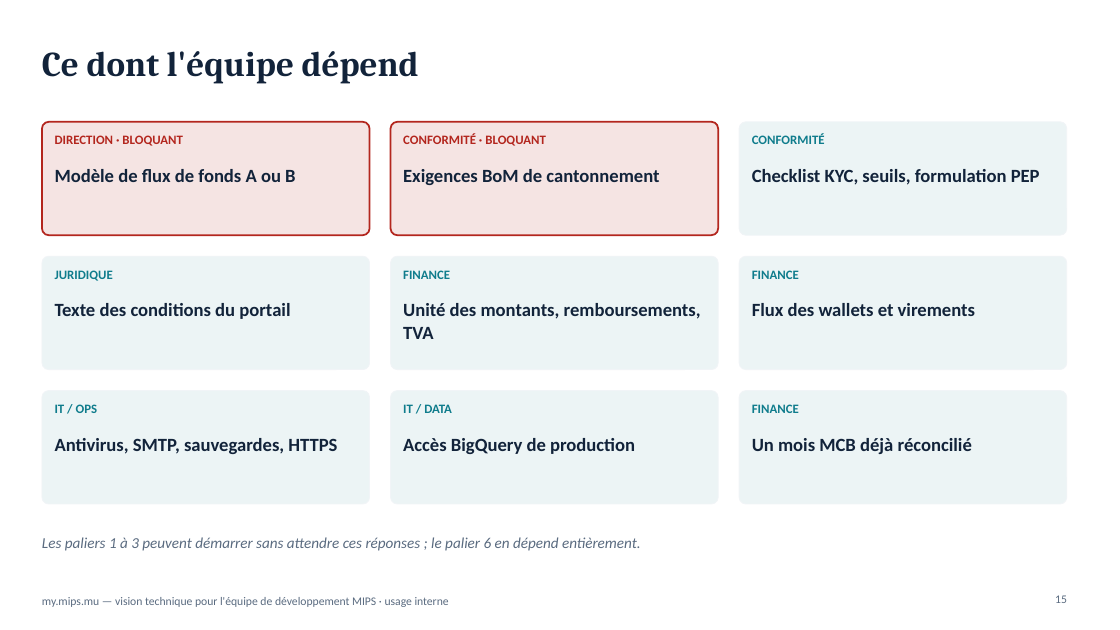
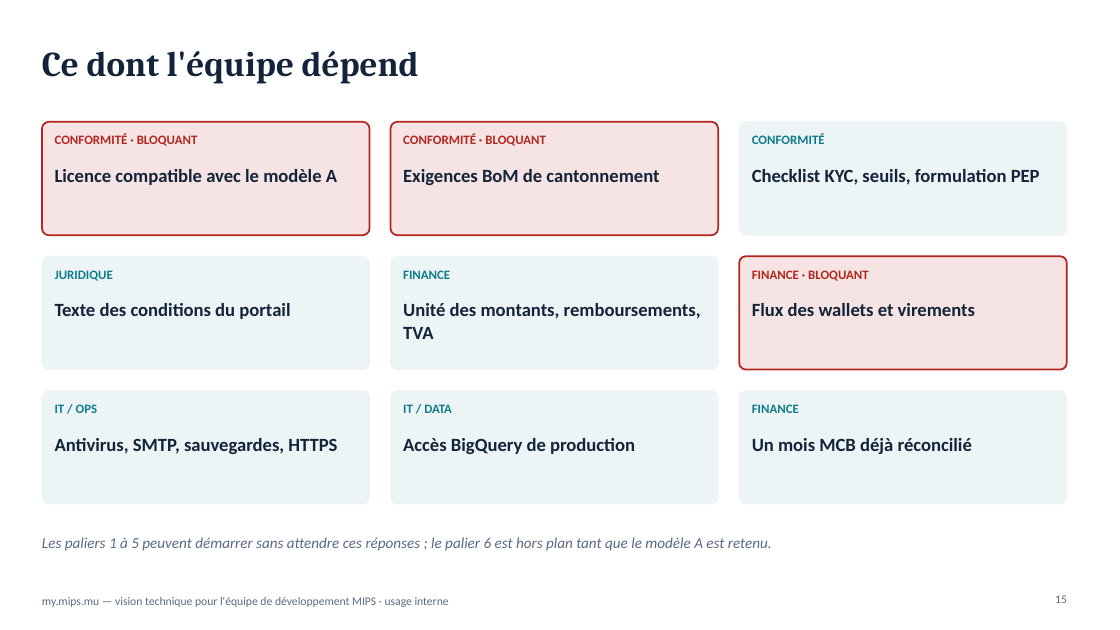
Before and after one commit to fmassonmips/mips-platform, a slide deck: slide 15 of outputs/recap/MIPS-vision-developpeurs.pptx. Drawn at 1120x630 pixels with LibreOffice and Linux fonts; fonts in the diff are those of the drawing. Boxes give left, top, right and bottom in pixels: in the first picture for what was removed or moved away, otherwise in the second. Text is boxed around its words. In the diff, an @@ line names an element or a change of style, - is before the commit and + after.

```diff
--- a/outputs/recap/MIPS-vision-developpeurs.pptx
+++ b/outputs/recap/MIPS-vision-developpeurs.pptx
@@ text at (55, 134, 198, 146): text changed @@
-DIRECTION · BLOQUANT
+CONFORMITÉ · BLOQUANT
@@ text at (55, 169, 337, 185): text changed @@
-Modèle de flux de fonds A ou B
+Licence compatible avec le modèle A
@@ rounded rectangle at (739, 256, 1067, 370): fill #0F7C8C at 8% opacity to #B3261E at 12% opacity; outline #F1F4F7 0.75 pt to #B3261E 1.5 pt @@
@@ text at (752, 270, 869, 281): text changed; text colour #0F7C8C to #B3261E @@
-FINANCE
+FINANCE · BLOQUANT
@@ text at (42, 537, 772, 551): text changed @@
-Les paliers 1 à 3 peuvent démarrer sans attendre ces réponses ; le palier 6 en dépend entièrement.
+Les paliers 1 à 5 peuvent démarrer sans attendre ces réponses ; le palier 6 est hors plan tant que le modèle A est retenu.
```
Also in this commit, not shown: 2 other slides changed, 3 other files.
